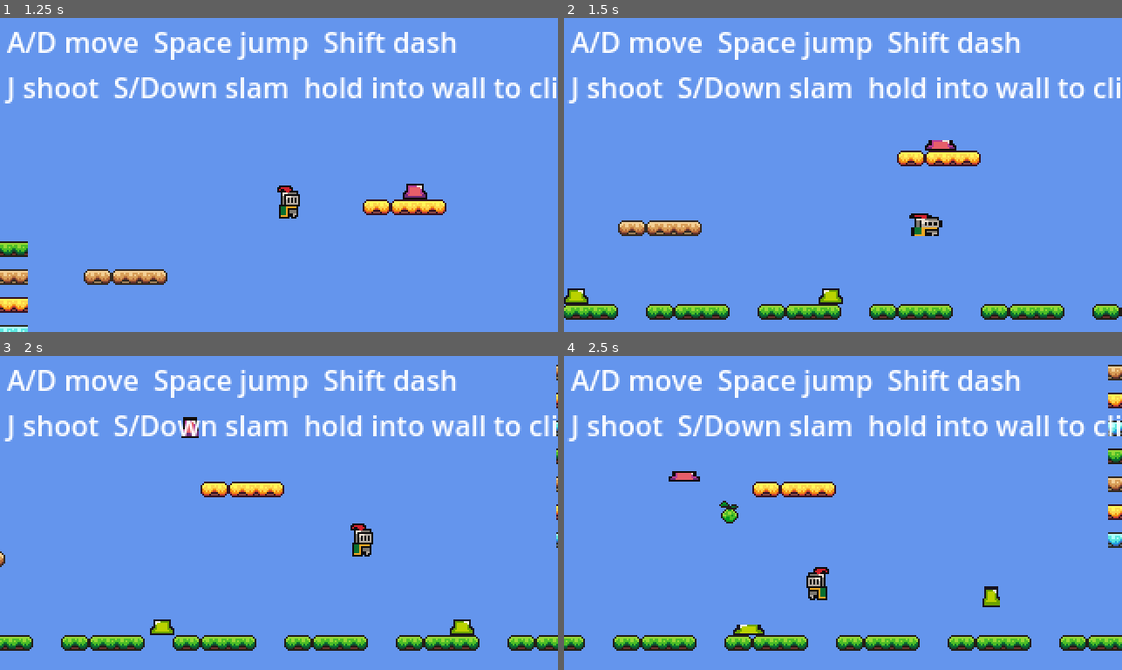
Above: before the commit, frames 1-4 (two rows, left to right).
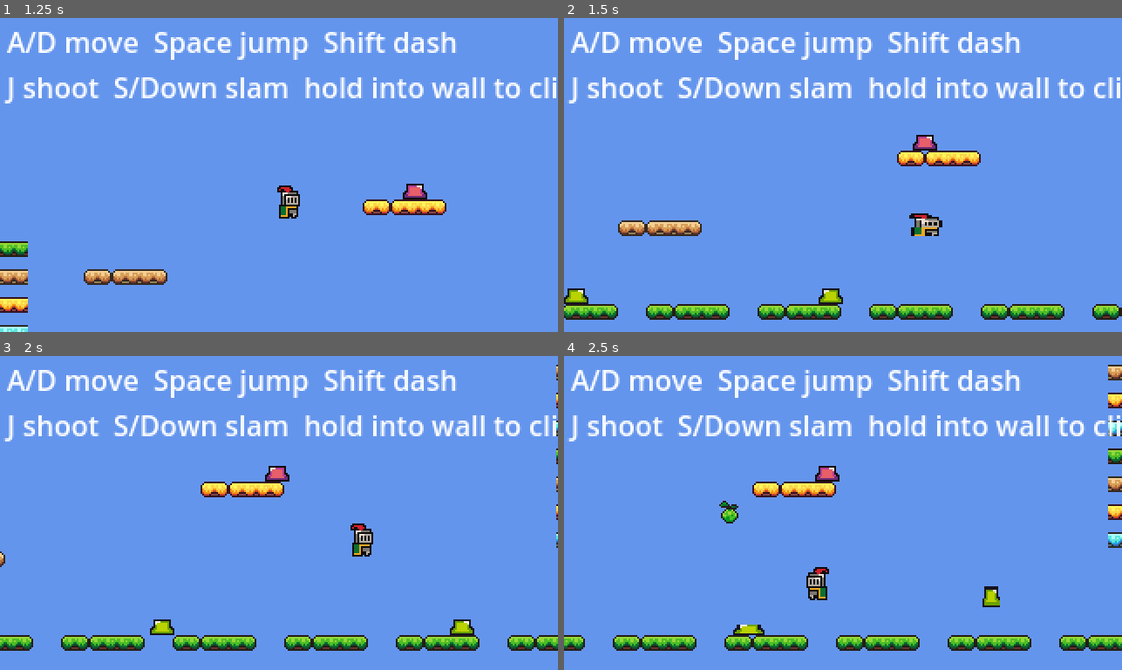
Above: after the commit, the same moments.

Repository: SolutionsByCarson/ScratchPad
Game: Godot game, scene res://scenes/main.tscn
Two runs of this game, one before a commit and one after it. Both use one fixed random seed, a clock stepped at 60 frames per second and the inputs below.
Inputs:
- Up to frame 1 (1.25 s): hold D (move_right) from 0.53 s (still down); tap Space (jump) at 0.6, 0.77, 1.07 s
- Up to frame 2 (1.5 s): keep holding D (move_right); tap Shift (dash) at 1.35 s
- Up to frame 3 (2 s): keep holding D (move_right); tap Space (jump) at 1.52, 1.55, 1.82 s
- Up to frame 4 (2.5 s): release D (move_right) at 2.03 s; hold A (move_left) from 2.03 s (still down); tap J (shoot) at 2.1 s; tap Space (jump) at 2.3 s

Frame 1 is identical in both runs. In frame 2, 0.3% of the frame differs, in the area x 62-71%, y 37-43%; in frame 3, 0.3%; in frame 4, 0.4%, in the area x 18-50%, y 35-40%.

Commit message:
Slime: predict jump landing, abort if no ground there
Previously a slime on a platform could jump-attack and land at any x
position (kept y locked to _initial_y), so a leap that carried it past
the platform edge would leave it hovering in mid-air.

New: at the CHASE -> WIND_UP transition, compute the projected landing
x using the jump's air time (2 * |Vy| / g = 0.6s) and horizontal
velocity (110 * 0.6 = ~66px). Raycast for ground at that x. If none
(and not is_floating), skip the jump and continue chasing instead.
The chase already won't walk past platform edges, so the slime will
stop at its edge waiting for the player to come within a safe leap.

Co-Authored-By: Claude Opus 4.7 (1M context) <noreply@anthropic.com>

Diff:
--- a/scripts/slime.gd
+++ b/scripts/slime.gd
@@ -13,6 +13,8 @@
 const JUMP_VELOCITY_X := 110.0
 const JUMP_VELOCITY_Y := -180.0
 const GRAVITY := 600.0
+const JUMP_AIR_TIME := 2.0 * 180.0 / 600.0  # 0.6s — time from launch to landing
+const JUMP_LANDING_DISTANCE := JUMP_VELOCITY_X * JUMP_AIR_TIME  # ~66px horizontal
 const WIND_UP_DURATION := 0.35
 const LAND_RECOVER_DURATION := 0.25
 const WORLD_MIN_X := 16.0
@@ -72,11 +74,16 @@
 				_state = State.WANDER
 				_pick_new_wander_direction()
 			elif absf(dx) < JUMP_ATTACK_DISTANCE:
-				_state = State.WIND_UP
-				_state_timer = WIND_UP_DURATION
-				_jump_dir = signf(dx) if dx != 0.0 else _facing_sign()
-				if _jump_dir != 0.0:
-					sprite.flip_h = _jump_dir < 0.0
+				var prospective_dir: float = signf(dx) if dx != 0.0 else _facing_sign()
+				var landing_x: float = position.x + prospective_dir * JUMP_LANDING_DISTANCE
+				if is_floating or _has_ground_at(landing_x):
+					_state = State.WIND_UP
+					_state_timer = WIND_UP_DURATION
+					_jump_dir = prospective_dir
+					if _jump_dir != 0.0:
+						sprite.flip_h = _jump_dir < 0.0
+				else:
+					_do_chase(delta, dx)
 			else:
 				_do_chase(delta, dx)
 		State.WIND_UP:
